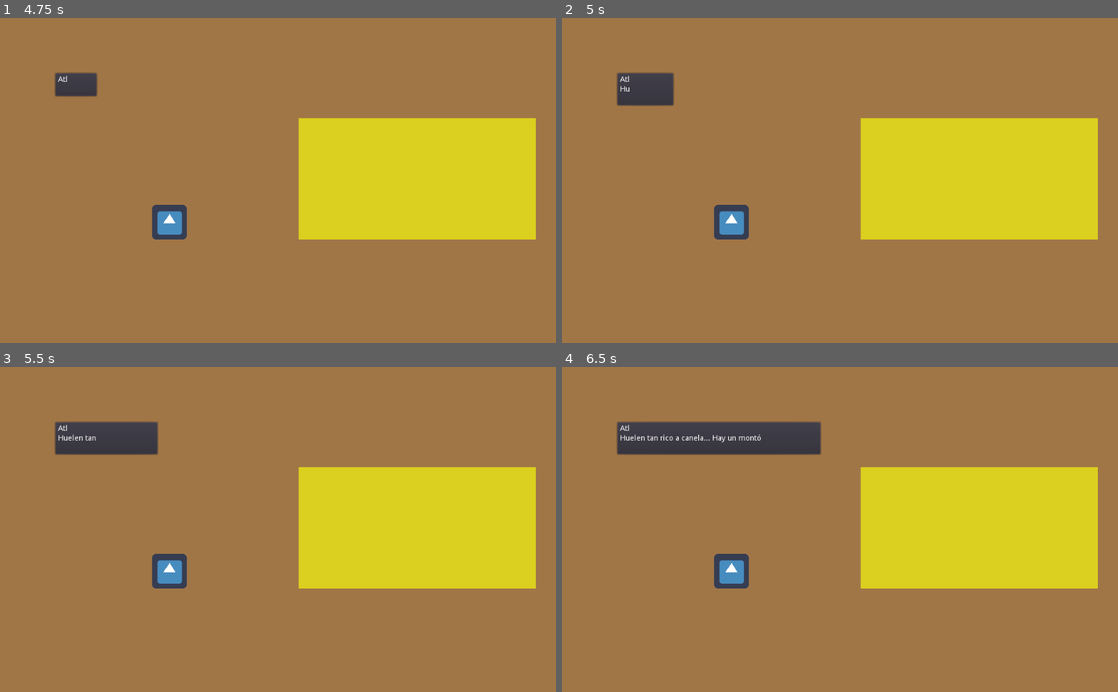
Above: before the commit, frames 1-4 (two rows, left to right).
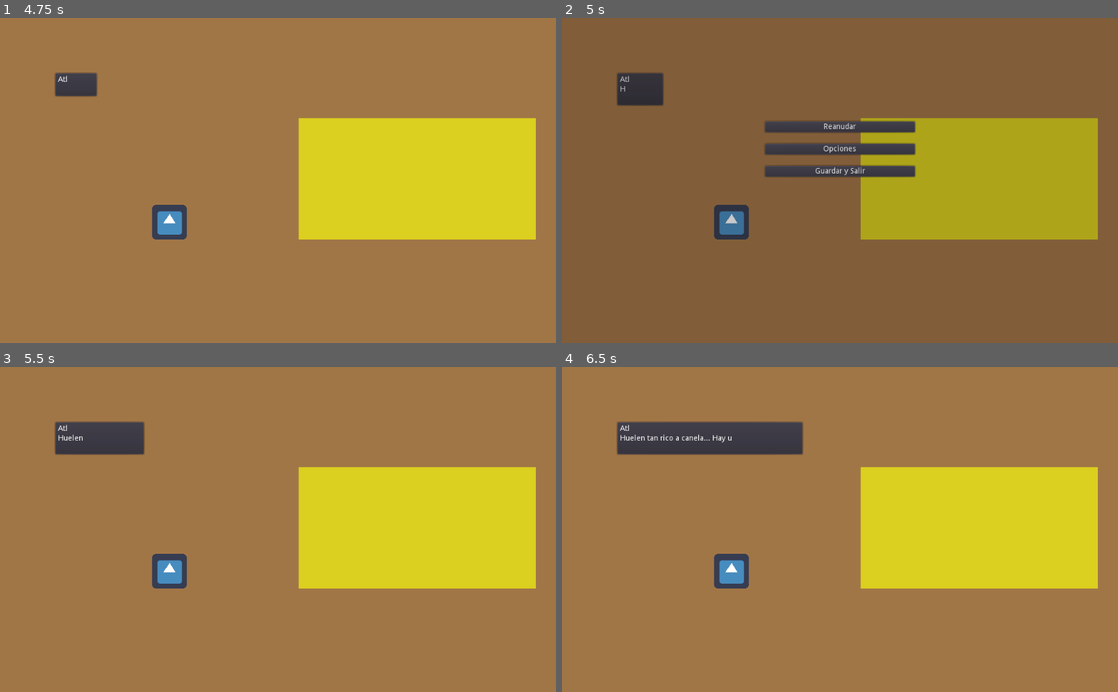
Above: after the commit, the same moments.

Repository: Riudux/Corian-Las-sombras-de-Atl
Game: Godot game, scene res://MenuInicio.tscn
The game is run twice, just before and just after one commit, with the same random seed, the same clock (stepped at 60 frames per second) and the same inputs. The engine's default icon, where the game draws it, is replaced by a stand-in: a white triangle on a blue panel in a dark square.
Inputs (mouse positions are in pixels of both pictures, inside the frame that each line leads up to):
- Up to frame 1 (4.75 s): click "Jugar" at 0.5 s; tap Enter at 1.25 s; move the mouse to (417, 180) at 1.27 s; click (417, 180) at 1.42 s; move the mouse to (166, 196) at 2.02 s; click (166, 196) at 2.17 s; move the mouse to (333, 109) at 2.77 s; click (333, 109) at 2.92 s; move the mouse to (250, 245) at 3.52 s; click (250, 245) at 3.67 s; move the mouse to (444, 229) at 4.27 s; click (444, 229) at 4.42 s
- Up to frame 2 (5 s): tap Escape (ui_cancel) at 4.9 s
- Up to frame 3 (5.5 s): click (278, 474) at 5 s, where only the run after the commit has a clickable "Reanudar"
- Up to frame 4 (6.5 s): move the mouse to (673, 480) at 5.77 s; click (673, 480) at 5.92 s

Frame 1 is identical in both runs. In frame 2, 99% of the frame differs, in the area x 0-100%, y 0-100%; in frame 3, 0.3%; in frame 4, 0.4%.

Commit message:
Pausa (solo freeze)
se creo e incorporo el menu de pausa
(solo congela la escena)

Diff:
--- a/Escena01_LaCasa.tscn
+++ b/Escena01_LaCasa.tscn
@@ -1,8 +1,9 @@
-[gd_scene load_steps=5 format=2]
+[gd_scene load_steps=6 format=2]
 
 [ext_resource path="res://icon.png" type="Texture" id=1]
 [ext_resource path="res://Escena01_LaCasa.gd" type="Script" id=2]
 [ext_resource path="res://CuadroDialogo.tscn" type="PackedScene" id=3]
+[ext_resource path="res://pausa.tscn" type="PackedScene" id=4]
 
 [sub_resource type="RectangleShape2D" id=1]
 
@@ -39,4 +40,6 @@
 
 [node name="CuadroDialogo" parent="." instance=ExtResource( 3 )]
 
+[node name="pausa" parent="." instance=ExtResource( 4 )]
+
 [connection signal="input_event" from="BandejaPasteles" to="." method="_on_BandejaPasteles_input_event"]
--- /dev/null
+++ b/borrar.tscn
@@ -0,0 +1,43 @@
+[gd_scene load_steps=2 format=2]
+
+[ext_resource path="res://pausa.gd" type="Script" id=1]
+
+[node name="pausa" type="CanvasLayer"]
+pause_mode = 2
+script = ExtResource( 1 )
+
+[node name="ColorRect" type="ColorRect" parent="."]
+anchor_right = 1.0
+anchor_bottom = 1.0
+color = Color( 0.046875, 0.0331421, 0.0331421, 0.219608 )
+
+[node name="VBoxContainer" type="VBoxContainer" parent="."]
+anchor_left = 0.5
+anchor_top = 0.5
+anchor_right = 0.5
+anchor_bottom = 0.5
+margin_left = -138.0
+margin_top = -109.5
+margin_right = 138.0
+margin_bottom = 109.5
+custom_constants/separation = 21
+
+[node name="btn_reanudar" type="Button" parent="VBoxContainer"]
+margin_right = 276.0
+margin_bottom = 20.0
+rect_pivot_offset = Vector2( 256, 131 )
+text = "Reanudar"
+
+[node name="btn_options" type="Button" parent="VBoxContainer"]
+margin_top = 41.0
+margin_right = 276.0
+margin_bottom = 61.0
+rect_pivot_offset = Vector2( 256, 131 )
+text = "Opciones"
+
+[node name="btn_exit" type="Button" parent="VBoxContainer"]
+margin_top = 82.0
+margin_right = 276.0
+margin_bottom = 102.0
+rect_pivot_offset = Vector2( 256, 131 )
+text = "Guardar y Salir"
--- /dev/null
+++ b/pausa.gd
@@ -0,0 +1,38 @@
+extends CanvasLayer
+
+onready var color_rect = $ColorRect
+onready var vbox = $VBoxContainer
+
+func _ready():
+	# Empezamos con el menú oculto
+	color_rect.visible = false
+	vbox.visible = false
+
+	# Conectar botones por código
+	$VBoxContainer/btn_reanudar.connect("pressed", self, "reanudar_juego")
+	$VBoxContainer/btn_exit.connect("pressed", self, "_on_btn_exit_pressed")
+	$VBoxContainer/btn_options.connect("pressed", self, "_on_btn_options_pressed")
+
+func _input(event):
+	if event.is_action_pressed("ui_cancel"): # Tecla Escape por defecto
+		if get_tree().paused:
+			reanudar_juego()
+		else:
+			pausar_juego()
+
+func pausar_juego():
+	color_rect.visible = true
+	vbox.visible = true
+	get_tree().paused = true
+
+func reanudar_juego():
+	color_rect.visible = false
+	vbox.visible = false
+	get_tree().paused = false
+
+func _on_btn_exit_pressed():
+	get_tree().paused = false  # ¡Despausar antes de salir!
+	get_tree().quit()
+
+func _on_btn_options_pressed():
+	print("Botón de opciones presionado")
--- /dev/null
+++ b/pausa.tscn
@@ -0,0 +1,43 @@
+[gd_scene load_steps=2 format=2]
+
+[ext_resource path="res://pausa.gd" type="Script" id=1]
+
+[node name="pausa" type="CanvasLayer"]
+pause_mode = 2
+script = ExtResource( 1 )
+
+[node name="ColorRect" type="ColorRect" parent="."]
+anchor_right = 1.0
+anchor_bottom = 1.0
+color = Color( 0.046875, 0.0331421, 0.0331421, 0.219608 )
+
+[node name="VBoxContainer" type="VBoxContainer" parent="."]
+anchor_left = 0.5
+anchor_top = 0.5
+anchor_right = 0.5
+anchor_bottom = 0.5
+margin_left = -138.0
+margin_top = -109.5
+margin_right = 138.0
+margin_bottom = 109.5
+custom_constants/separation = 21
+
+[node name="btn_reanudar" type="Button" parent="VBoxContainer"]
+margin_right = 276.0
+margin_bottom = 20.0
+rect_pivot_offset = Vector2( 256, 131 )
+text = "Reanudar"
+
+[node name="btn_options" type="Button" parent="VBoxContainer"]
+margin_top = 41.0
+margin_right = 276.0
+margin_bottom = 61.0
+rect_pivot_offset = Vector2( 256, 131 )
+text = "Opciones"
+
+[node name="btn_exit" type="Button" parent="VBoxContainer"]
+margin_top = 82.0
+margin_right = 276.0
+margin_bottom = 102.0
+rect_pivot_offset = Vector2( 256, 131 )
+text = "Guardar y Salir"
